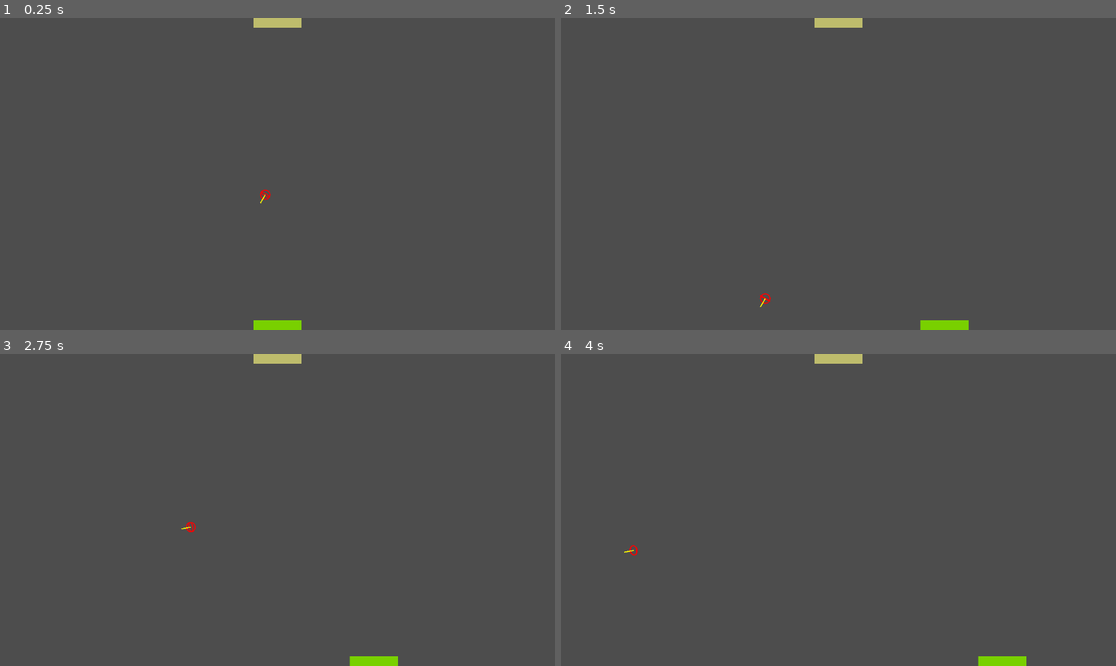
Above: before the commit, frames 1-4 (two rows, left to right).
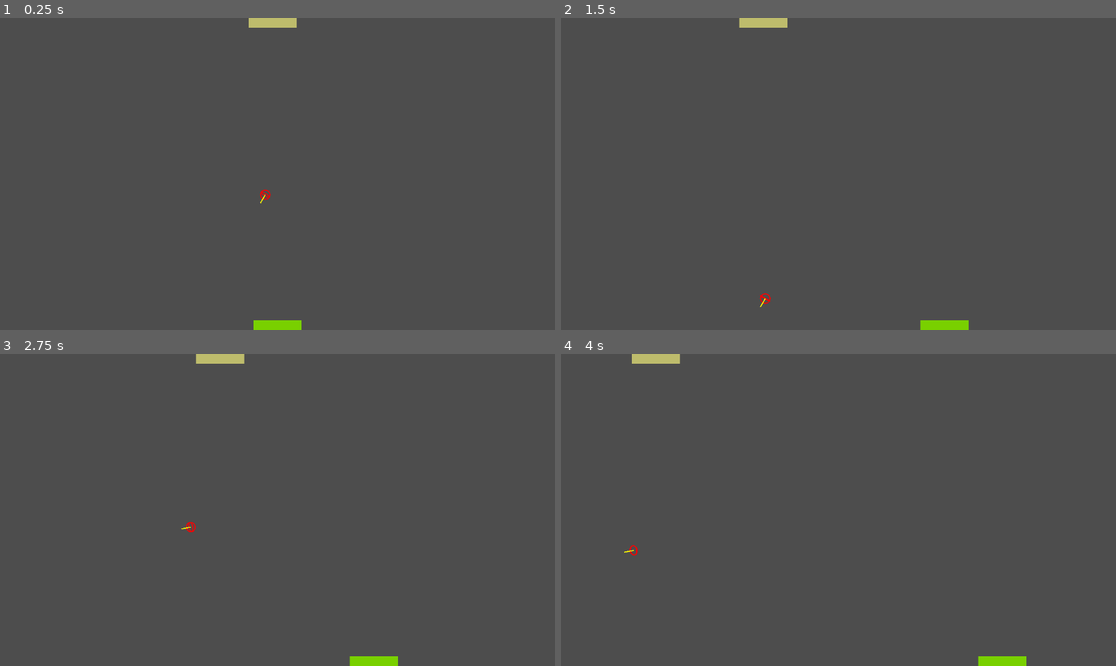
Above: after the commit, the same moments.

Repository: varugasu/pong
Game: Godot game, scene res://scenes/game.tscn
Same seed, same stepped clock (60 frames per second), same inputs: the game is played once before the commit and once after it.
Inputs:
- Up to frame 1 (0.25 s): no input
- Up to frame 2 (1.5 s): hold D (move_right) 0.53-1.28 s; hold A (move_left) from 1.28 s (still down)
- Up to frame 3 (2.75 s): release A (move_left) at 2.03 s; hold D (move_right) from 2.03 s (still down)
- Up to frame 4 (4 s): release D (move_right) at 3.53 s; hold A (move_left) from 3.53 s (still down)

The runs differ from the first frame. In frame 1, less than 0.1% of the frame differs, in the area x 44-55%, y 0-4%; in frame 2, 0.5%, in the area x 32-55%, y 0-4%; in frame 3, 0.5%; in frame 4, 0.5%.

Commit message:
feat: ai paddle

Diff:
--- a/scenes/game.tscn
+++ b/scenes/game.tscn
@@ -1,8 +1,8 @@
 [gd_scene load_steps=4 format=3 uid="uid://dtchwqlmtjm83"]
 
 [ext_resource type="PackedScene" uid="uid://b0nv0qmpemoof" path="res://scenes/player.tscn" id="1_uwrxv"]
+[ext_resource type="Script" uid="uid://drusewp1g016n" path="res://scripts/ai_paddle.gd" id="2_lnu2h"]
 [ext_resource type="PackedScene" uid="uid://dhabs3fxf4gxp" path="res://scenes/ball.tscn" id="2_yqjtg"]
-[ext_resource type="Script" uid="uid://ccjv6tvm1mjof" path="res://scripts/paddle.gd" id="3_lnu2h"]
 
 [node name="Node2D" type="Node2D"]
 
@@ -10,10 +10,11 @@
 position = Vector2(551, 608)
 color = Color(0.47278643, 0.81563526, 0, 1)
 
-[node name="TopPaddle" type="Node2D" parent="."]
+[node name="TopPaddle" type="Node2D" parent="." node_paths=PackedStringArray("ball")]
 position = Vector2(532, 4)
 rotation = -0.0002379664
-script = ExtResource("3_lnu2h")
+script = ExtResource("2_lnu2h")
+ball = NodePath("../Ball")
 color = Color(0.7453724, 0.7356707, 0.4232481, 1)
 metadata/_custom_type_script = "uid://ccjv6tvm1mjof"
 
--- /dev/null
+++ b/scripts/ai_paddle.gd
@@ -0,0 +1,37 @@
+@tool
+extends Paddle
+
+@export var ball: Ball
+@export var reaction_speed = 0.7
+@export var max_error = 50.0
+@export var update_interval = 0.15
+
+var target_x = 0.0
+var update_timer = 0.0
+# Called when the node enters the scene tree for the first time.
+
+func _ready() -> void:
+	super._ready()
+	if Engine.is_editor_hint():
+		return
+	target_x = position.x
+
+
+# Called every frame. 'delta' is the elapsed time since the previous frame.
+func _process(delta: float) -> void:
+	if Engine.is_editor_hint():
+		return
+
+	update_timer -= delta
+	if update_timer <= 0.0:
+		update_timer = update_interval
+		var error = randf_range(-max_error, max_error)
+		target_x = ball.position.x + error
+
+	var direction = target_x - (position.x + width / 2.0)
+	var move_amount = sign(direction) * speed * reaction_speed * delta
+
+	if abs(direction) < abs(move_amount):
+		move_amount = direction
+	position.x += move_amount
+	position = position.clamp(Vector2.ZERO, screen_size - Vector2(width, height))
Not shown, added: scripts/ai_paddle.gd.uid
